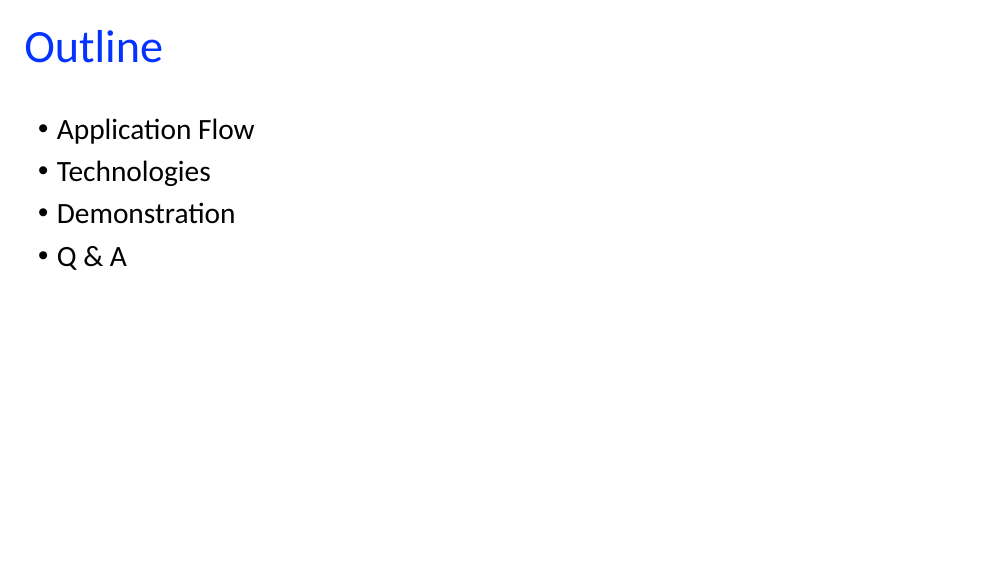
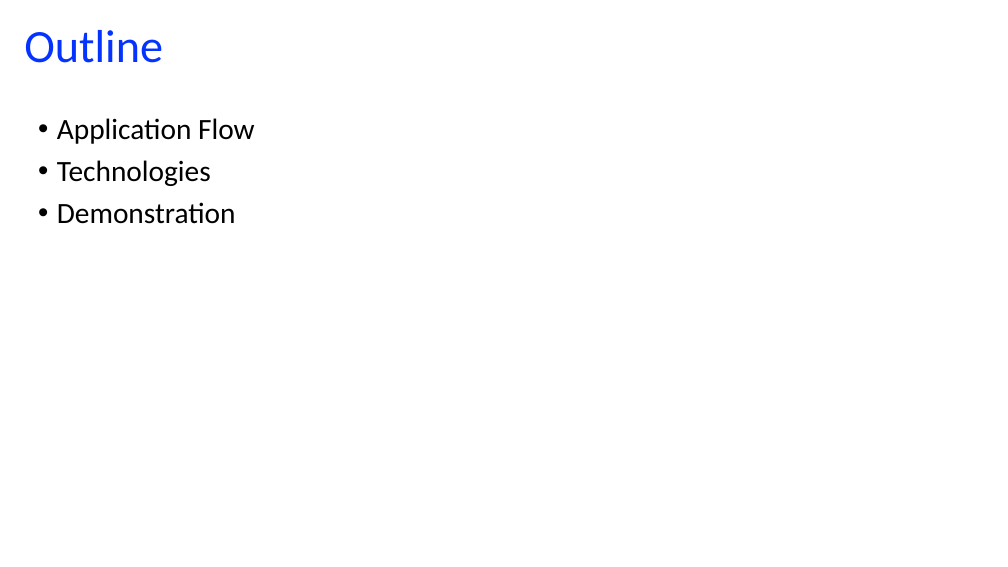
Before and after one commit to ngocbaosp/BDT, a slide deck: slide 2 of BDT Final Project Presentation.pptx. Drawn at 1008x567 pixels with LibreOffice and Linux fonts; fonts in the diff are those of the drawing. Boxes give left, top, right and bottom in pixels: in the first picture for what was removed or moved away, otherwise in the second. Text is boxed around its words. In the diff, an @@ line names an element or a change of style, - is before the commit and + after.

```diff
--- a/BDT Final Project Presentation.pptx
+++ b/BDT Final Project Presentation.pptx
@@ text at [57,247,127,270]: paragraph removed @@
-• Q & A
```
Also in this commit, not shown: 4 other slides changed.
